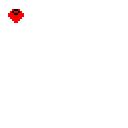
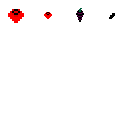
Layers edited between the first and the second 128 × 128 image:
painted on "Background" over [44, 8, 115, 22]
